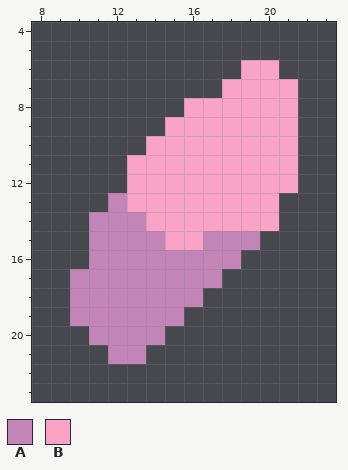
Pixel-art sprite -- core/assets-raw/sprites/blocks/environment/ore-crystal-thorium1.png. Above, as it was before the edit.
The file is 32x32 pixels. Shown: x 8..23, y 4..23.
Palette (. is transparent): A #c384b7  B #f9a3c7
Pixels before, first column x 10:
 6 .........BB.
 7 ........BBBB
 8 ......BBBBBB
 9 .....BBBBBBB
10 ....BBBBBBBB
11 ...BBBBBBBBB
12 ...BBBBBBBBB
13 ..ABBBBBBBB.
14 .AAABBBBBBB.
15 .AAAABBAAA..
16 .AAAAAAAA...
17 AAAAAAAA....
18 AAAAAAA.....
19 AAAAAA......
20 .AAAA.......
21 ..AA........
The result:
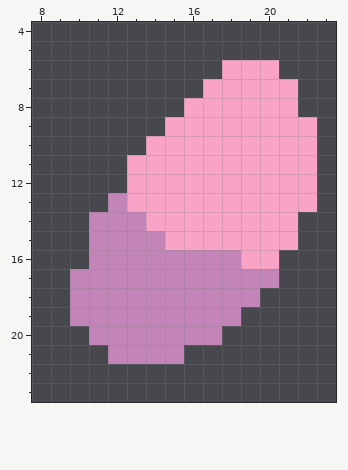
The exact change:
Changed rows in their new state; - is an unchanged pixel.
first column x 14:
 6 ----B----
 7 ---B-----
 9 --------B
10 --------B
11 --------B
12 --------B
13 -------BB
14 -------B-
15 ---BBBBB-
16 -----BB--
17 ----AAA--
18 ---AAA---
19 --AAA----
20 -AAA-----
21 AA-------
